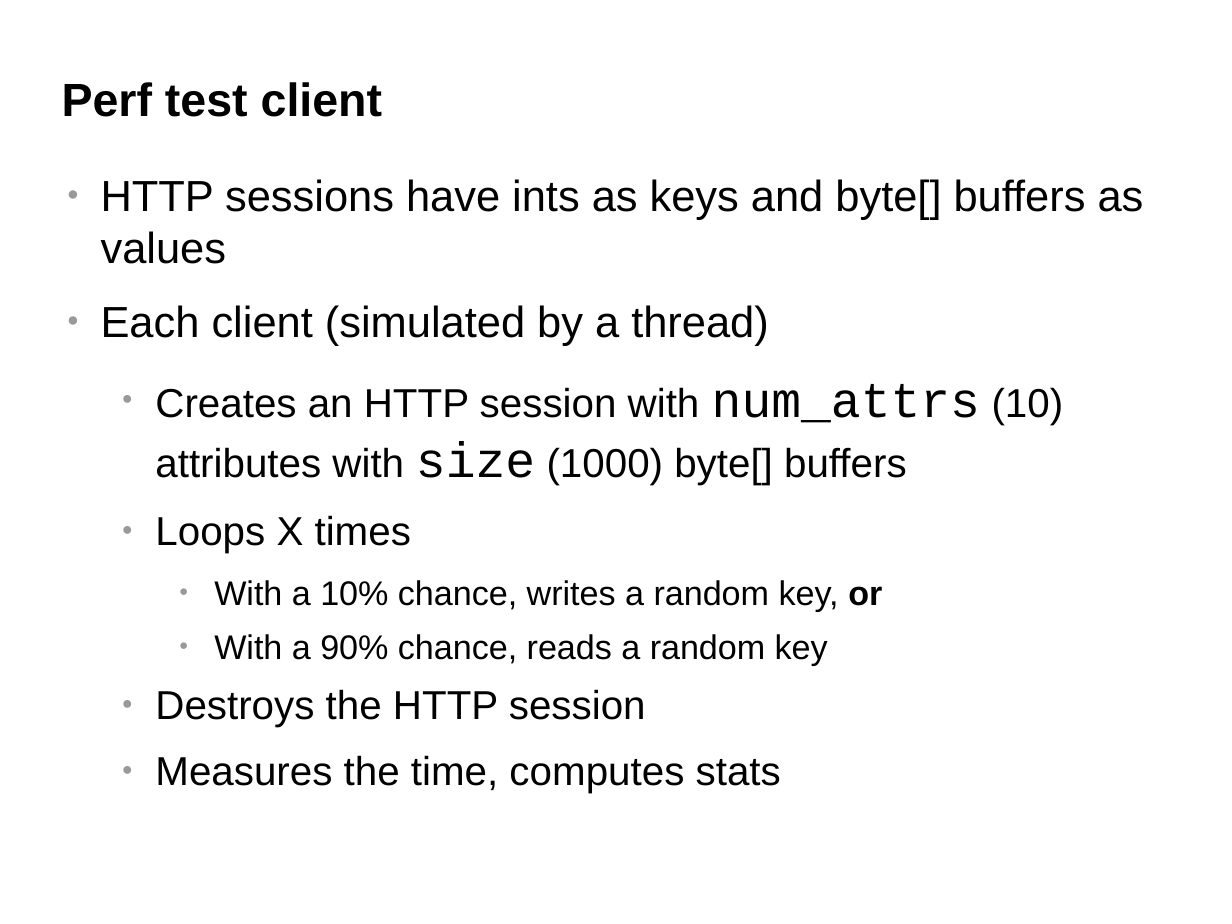
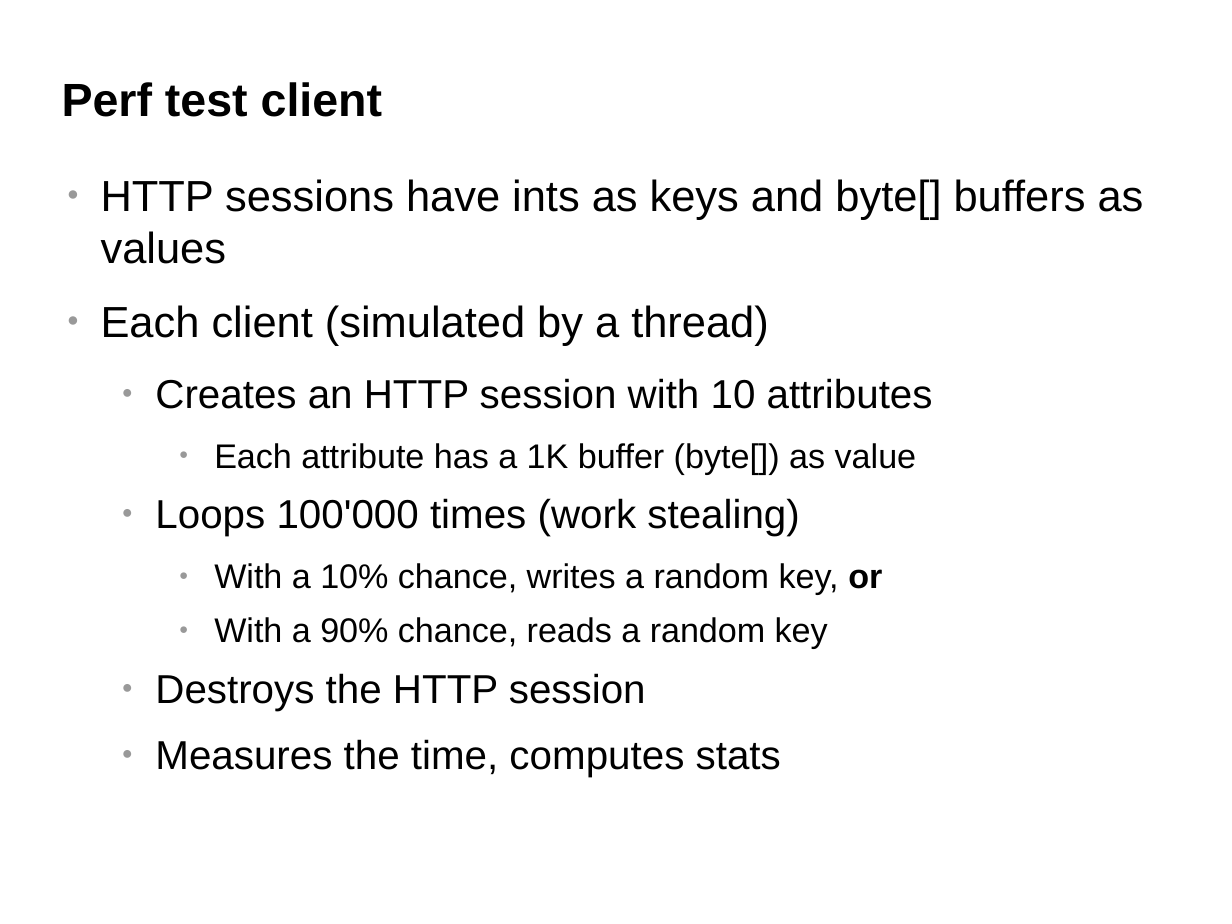
Before and after one commit to belaban/SessionPerf, a slide deck: slide 17 of docs/jbw2012.odp. Drawn at 1232x924 pixels with LibreOffice and Linux fonts; fonts in the diff are those of the drawing; background and template pictures are left out. Boxes give left, top, right and bottom in pixels: in the first picture for what was removed or moved away, otherwise in the second. Text is boxed around its words. In the diff, an @@ line names an element or a change of style, - is before the commit and + after.

```diff
--- a/docs/jbw2012.odp
+++ b/docs/jbw2012.odp
@@ text at (x1=155, y1=378, x2=933, y2=536): text changed @@
-  ● Creates an HTTP session with num_attrs (10) attributes with size (1000) byte[] buffers
-  ● Loops X times
+  ● Creates an HTTP session with 10 attributes
+    ● Each attribute has a 1K buffer (byte[]) as value
+  ● Loops 100'000 times (work stealing)
```
Also in this commit, not shown: 5 other slides changed, 7 slides added, 1 slide removed, 1 other file.
